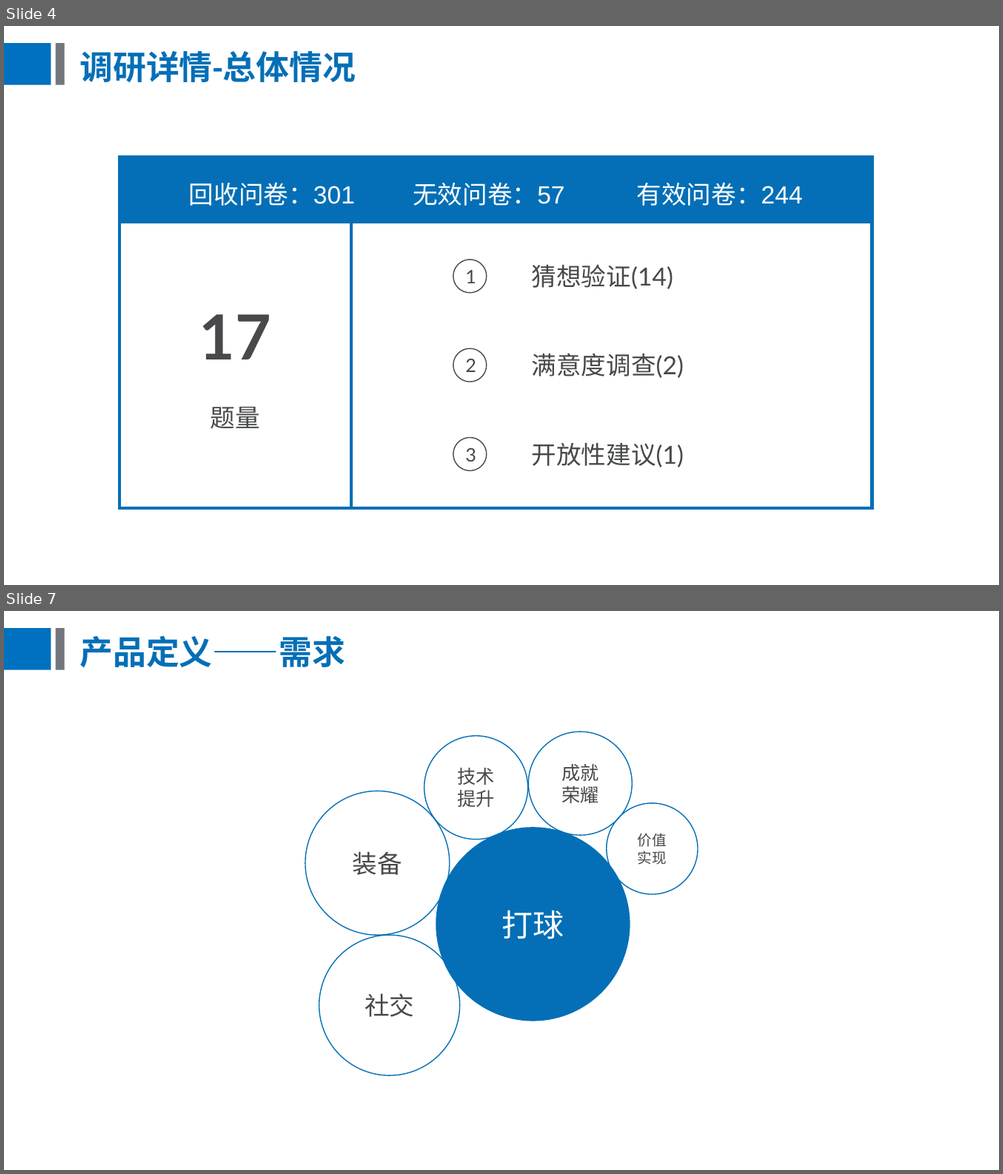
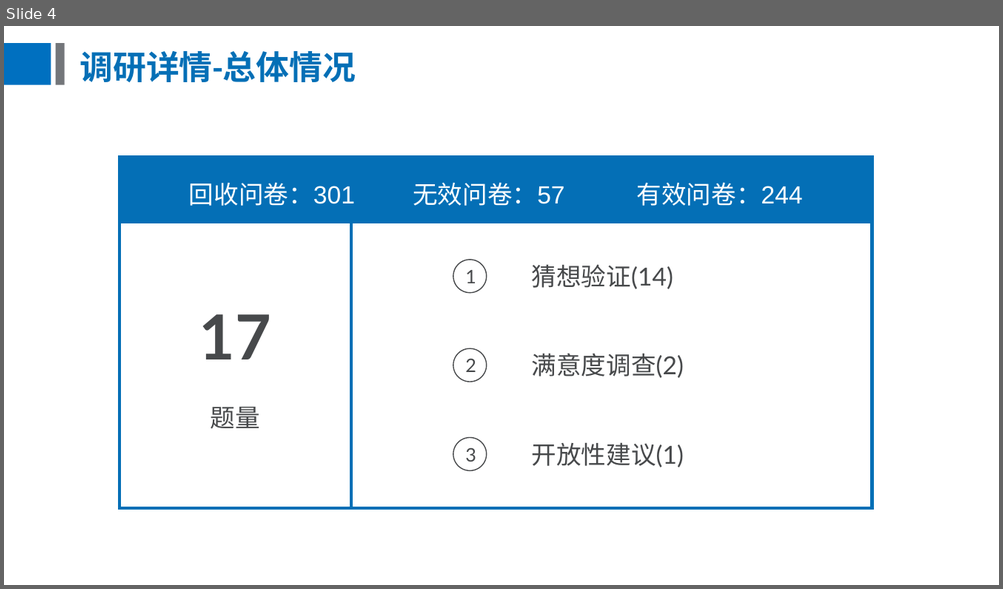
Before and after one commit to BursonHandsom/trainBusiness-ydl, a slide deck: 校园课问卷调研.pptx. Shown one above the other, each under a label of ours: slides 4 and 7 before the commit, slide 4 after it; the slides between them are not shown. The pictures are 1003x1174 and 1003x589 pixels, drawn with LibreOffice and Linux fonts; fonts in the diff are those of the drawing. Boxes give left, top, right and bottom in pixels: in the first picture for what was removed or moved away, otherwise in the second. Text is boxed around its words. In the diff, an @@ line names an element or a change of style, - is before the commit and + after.

```diff
--- a/校园课问卷调研.pptx
+++ b/校园课问卷调研.pptx
@@ slide 7 removed at bbox=[4, 611, 999, 1170], background #FFFFFF; not listed: 2 template elements that a slide beside it also shows @@
@@ title removed at bbox=[79, 635, 345, 668] @@
-产品定义——需求
@@ group removed at bbox=[305, 732, 697, 1076]: 6 ellipses @@
-打球
-社交
-成就
-荣耀
-装备
-技术
-提升
-价值
-实现
```
Also in this commit, not shown: 1 slide changed, 24 slides added, 13 other slides removed, 1 other file.
